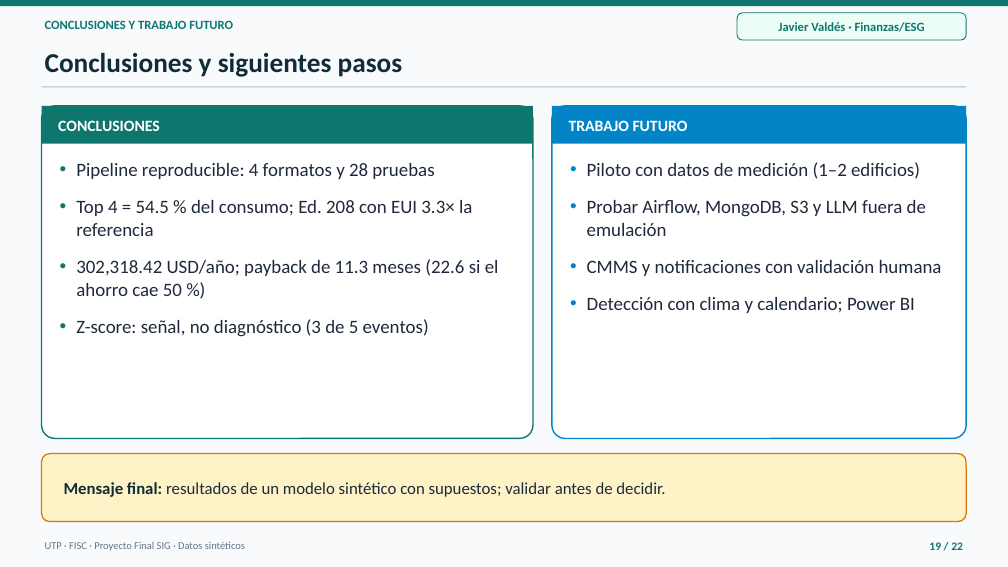
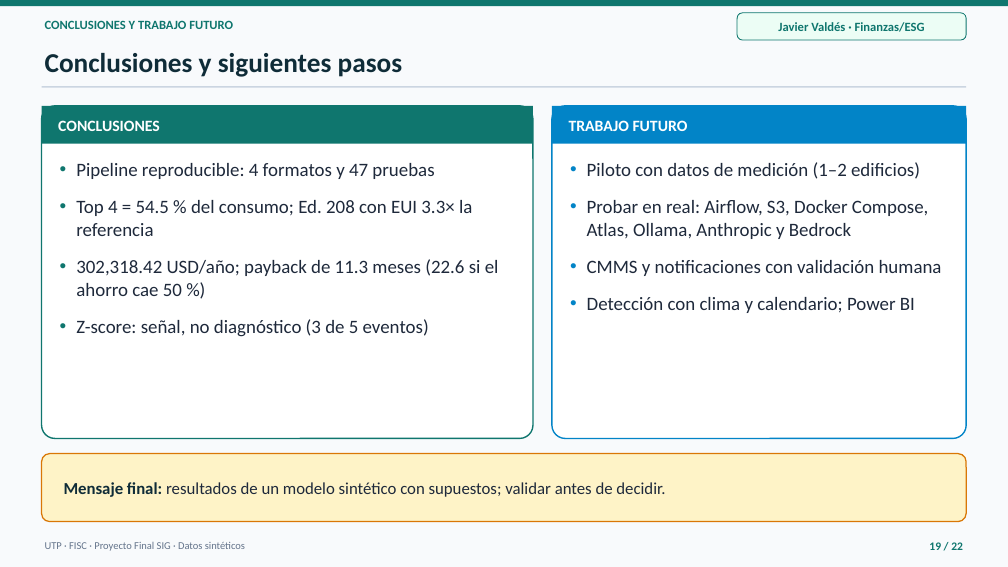
Before and after one commit to Samycaballero/sig-energia-ciudad-del-saber, a slide deck: slide 19 of presentacion/Presentacion_SIG_Energia_Ciudad_del_Saber.pptx. Drawn at 1008x567 pixels with LibreOffice and Linux fonts; fonts in the diff are those of the drawing. Boxes give left, top, right and bottom in pixels: in the first picture for what was removed or moved away, otherwise in the second. Text is boxed around its words. In the diff, an @@ line names an element or a change of style, - is before the commit and + after.

```diff
--- a/presentacion/Presentacion_SIG_Energia_Ciudad_del_Saber.pptx
+++ b/presentacion/Presentacion_SIG_Energia_Ciudad_del_Saber.pptx
@@ text at bbox=[76, 163, 434, 179]: text changed @@
-• Pipeline reproducible: 4 formatos y 28 pruebas
+• Pipeline reproducible: 4 formatos y 47 pruebas
@@ text at bbox=[587, 200, 928, 239]: text changed @@
-• Probar Airflow, MongoDB, S3 y LLM fuera de emulación
+• Probar en real: Airflow, S3, Docker Compose, Atlas, Ollama, Anthropic y Bedrock
```
Also in this commit, not shown: 5 other slides changed, 13 other files.
